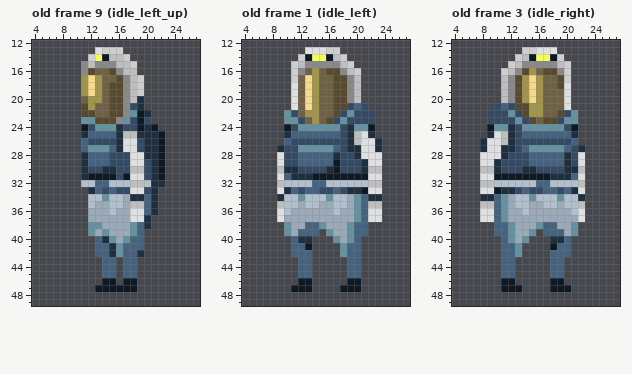
Two states of a pixel-art file, Assets/Sprites/characters/spaceExplorer.aseprite. This is how it looked before the edit.
32x64 pixels, 12 frames. Shown: old frame 9 (idle_left_up): x 4..27, y 12..49; old frame 1 (idle_left): x 4..27, y 12..49; old frame 3 (idle_right): x 4..27, y 12..49. The commit also changed other frames, which this record leaves out.
New version:
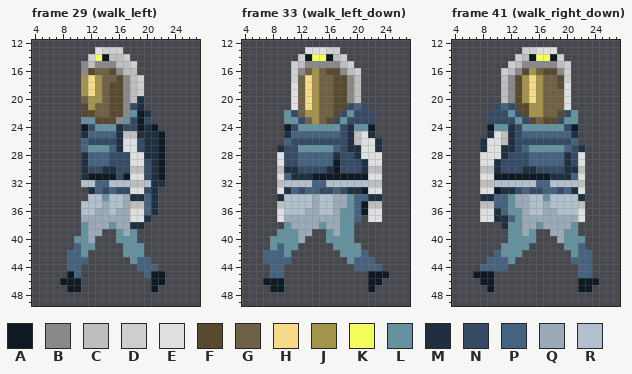
Palette (. is transparent): A #0f1924  B #89888a  C #bebebe  D #cfcecf  E #dedfe0  F #584a2e  G #6f6146  H #f7da88  J #a2954b  K #f5fc5e  L #65929f  M #1e3040  N #344a65  P #45627e  Q #9aaab9  R #b1c0cc
A new or re-ordered frame is compared with the old frame closest to it.
Changes in this commit:
frames 12 -> 48
frames re-ordered
--- frame 29 (walk_left) is new; against old frame 9 (idle_left_up), layers "TORSO", "LEGS"
@@ x 4..27 @@
 34 ........RRLRRQMMPM......
-35 ........RQQRRQCCPM......
-36 ........QQQRQQEEPM......
-37 ........QQQQQQEEM.......
-38 ........LLQQQQLPM.......
-39 ........LQLQQQLP........
-40 .........PMLQLPP........
-41 .........PPMLPPP........
-42 .........PPMLPPM........
-43 ..........PP.PP.........
-44 ..........PP.PP.........
-45 ..........PP.PP.........
-46 ..........AA.AA.........
-47 .........AAAAAA.........
+35 .......RRRQRRQCCPM......
+36 .......RRQQRQQEEPM......
+37 .......QQQQQQQEEM.......
+38 .......LQQQLQQMM........
+39 .......LQQ..LQL.........
+40 ......LLQ...LLL.........
+41 ......PLL....LLL........
+42 .....PPL.....LLL........
+43 .....PPP......LPP.......
+44 .....PP........PPP......
+45 .....AP.........PAA.....
+46 ....AAA..........AA.....
+47 .....AA..........A......
 48 ........................
--- frame 33 (walk_left_down) is new; against old frame 1 (idle_left), layers "TORSO", "LEGS"
@@ x 4..27 @@
 33 .....EMPNPPNNPNMMAEE....
-34 .....MRRLRRRLRRQLPMM....
-35 .....CRRQRRQQRRQLPCC....
-36 .....ERQQQQQQRQQLPEE....
-37 .....EQQQQQQQQQQLPEE....
-38 ......LQQPPLQQQLPP......
-39 ......LQPPP.LQQLPP......
-40 .......PMM...LQLP.......
-41 .......PPA....LPP.......
-42 .......PPP....LPP.......
-43 ........PP.....PP.......
-44 ........PP.....PP.......
-45 ........PP.....PP.......
-46 ........AA.....AA.......
-47 .......AAA....AAA.......
+34 .....MRRRRQRRQQLPPMM....
+35 .....CRRRRQRRQQLPACC....
+36 .....ERRRQQRRQLLPAEE....
+37 .....EQQQQQQQQLLP.EE....
+38 ......LQQQQLQQLL........
+39 .....LLLQQ..LQLL........
+40 ....LLLLQ...LLLL........
+41 ....LPLL.....LLLL.......
+42 ...PPPL.......LLLP......
+43 ...PPPP........LPPP.....
+44 ....PP..........PPPP....
+45 ....PP............AAA...
+46 ...AAA............AA....
+47 ....AA............A.....
 48 ........................
--- frame 41 (walk_right_down) against old frame 3 (idle_right), layers "TORSO", "LEGS"
@@ x 4..27 @@
 33 ....EEAMMNPNNPPNPME.....
-34 ....MMPLQRRLRRRLRRM.....
-35 ....CCPLQRRQQRRQRRC.....
-36 ....EEPLQQRQQQQQQRE.....
-37 ....EEPLQQQQQQQQQQE.....
-38 ......PPLQQQLPPQQL......
-39 ......PPLQQL.PPPQL......
-40 .......PLQL...MMP.......
-41 .......PPL....APP.......
-42 .......PPL....PPP.......
-43 .......PP.....PP........
-44 .......PP.....PP........
-45 .......PP.....PP........
-46 .......AA.....AA........
-47 .......AAA....AAA.......
+34 ....MMPPLQQRRLRRRRM.....
+35 ....CCPPLQQRRQRRRRC.....
+36 ....EEMPLLQRRQQRRRE.....
+37 ....EEMMPLQQQQQQQQE.....
+38 .......MLLQQLQQQQL......
+39 ........LLQL..QQLL......
+40 ........LLLL...QLLL.....
+41 .......LLLL.....LLP.....
+42 ......PLLL.......LPP....
+43 .....PPPL........PPP....
+44 ....PPPP..........PP....
+45 ...AAA............PP....
+46 ....AA............AAA...
+47 .....A............AA....
 48 ........................
Boxes around the changes in both pictures, in picture pixels (x1, y1, x2, y2):
changed: (60, 201, 165, 292)
changed: (263, 194, 389, 292)
changed: (473, 194, 599, 292)
